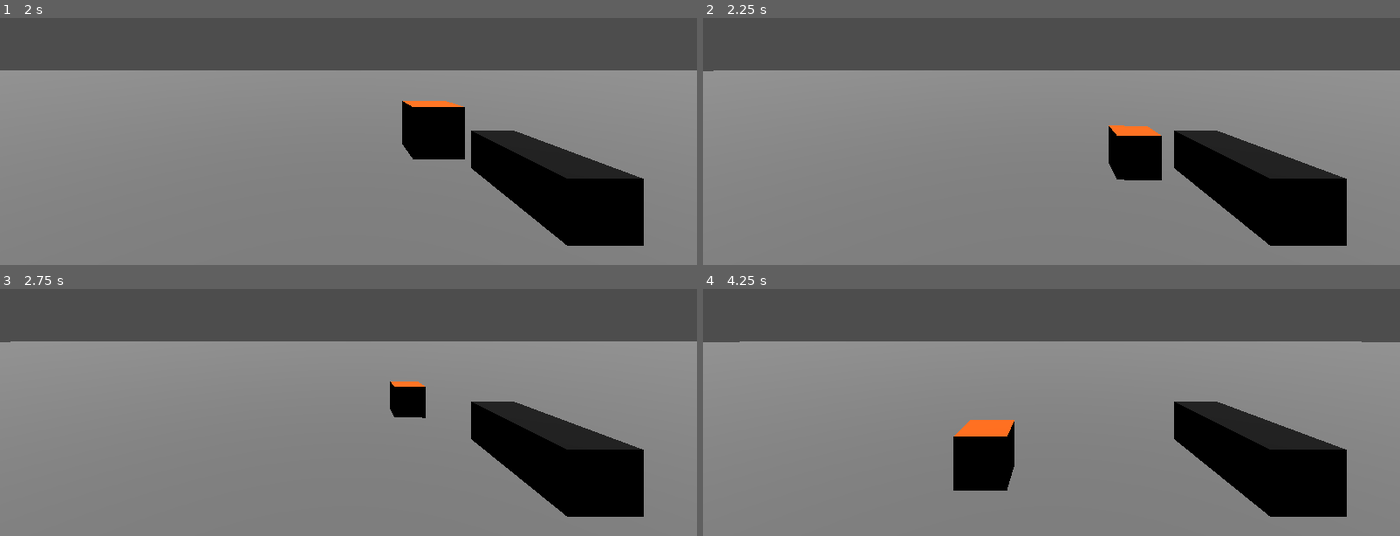
Above: before the commit, frames 1-4 (two rows, left to right).
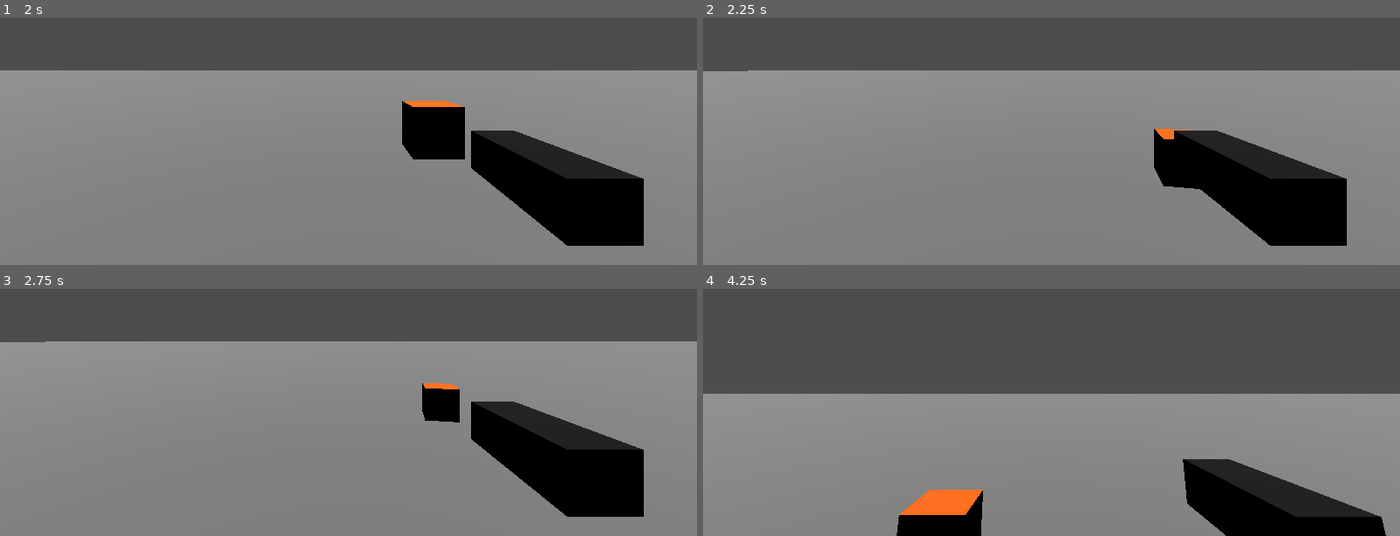
Above: after the commit, the same moments.

Repository: banane42/godot_spawn_sync
Game: Godot game, scene res://scenes/startup.tscn
Same seed, same stepped clock (60 frames per second), same inputs: the game is played once before the commit and once after it.
Inputs:
- Up to frame 1 (2 s): tap Enter at 0.5 s; hold D (move_right) 0.53-1.25 s; tap Down (look_down) at 0.6 s; tap Space (jump) at 0.77 s; click "Host" at 1.25 s
- Up to frame 2 (2.25 s): tap Space (jump) at 2 s; hold S (move_backward) from 2.03 s (still down); tap Left (look_left) at 2.1 s
- Up to frame 3 (2.75 s): keep holding S (move_backward); tap Space (jump) at 2.27 s
- Up to frame 4 (4.25 s): release S (move_backward) at 2.78 s; hold D (move_right) 2.78-3.53 s; tap Right (look_right) at 2.85 s; hold W (move_forward) from 3.53 s (still down); tap Up (look_up) at 3.6 s; tap Space (jump) at 3.77 s

Frame 1 is identical in both runs. In frame 2, 2.0% of the frame differs, in the area x 1-72%, y 21-70%; in frame 3, 1.4%; in frame 4, 36%, in the area x 0-100%, y 21-100%.

Commit message:
looking up and down

Diff:
--- a/objects/player.tscn
+++ b/objects/player.tscn
@@ -57,11 +57,12 @@
 [node name="ServerSynchron" type="MultiplayerSynchronizer" parent="."]
 replication_config = SubResource("SceneReplicationConfig_n0m5b")
 
-[node name="InputSynchron" type="MultiplayerSynchronizer" parent="." node_paths=PackedStringArray("camera")]
+[node name="InputSynchron" type="MultiplayerSynchronizer" parent="." node_paths=PackedStringArray("camera", "player")]
 root_path = NodePath(".")
 replication_config = SubResource("SceneReplicationConfig_ckkj8")
 script = ExtResource("1_bmkug")
 camera = NodePath("../CameraMount/Camera3D")
+player = NodePath("..")
 
 [node name="CameraMount" type="Node3D" parent="."]
 transform = Transform3D(1, 0, 0, 0, 1, 0, 0, 0, 1, 0, 1.73523, -0.468069)
--- a/scripts/player.gd
+++ b/scripts/player.gd
@@ -2,7 +2,7 @@
 
 const SPEED = 5.0
 const JUMP_VELOCITY = 4.5
-const LOOK_SENSITIVITY = 0.01
+const LOOK_SENSITIVITY = 0.05
 
 # Get the gravity from the project settings to be synced with RigidBody nodes.
 var gravity = ProjectSettings.get_setting("physics/3d/default_gravity")
--- a/scripts/player_input.gd
+++ b/scripts/player_input.gd
@@ -4,6 +4,7 @@
 @export var input_direction := Vector2()
 @export var input_rotation := Vector2()
 @export var camera: Camera3D
+@export var player: Node3D
 
 #Only runs if local client
 func _ready():
@@ -16,6 +17,10 @@
 func _process(_delta: float):
 	input_direction = Input.get_vector("move_left", "move_right", "move_forward", "move_backward")
 	input_rotation = Input.get_vector("look_left", "look_right", "look_up", "look_down")
+
+	camera.rotate_x(-input_rotation.y * player.LOOK_SENSITIVITY)
+	camera.rotation.x = clamp(camera.rotation.x, -PI * 0.5, PI * 0.5)
+
 	if Input.is_action_just_pressed("jump"):
 		jump.rpc()
 
